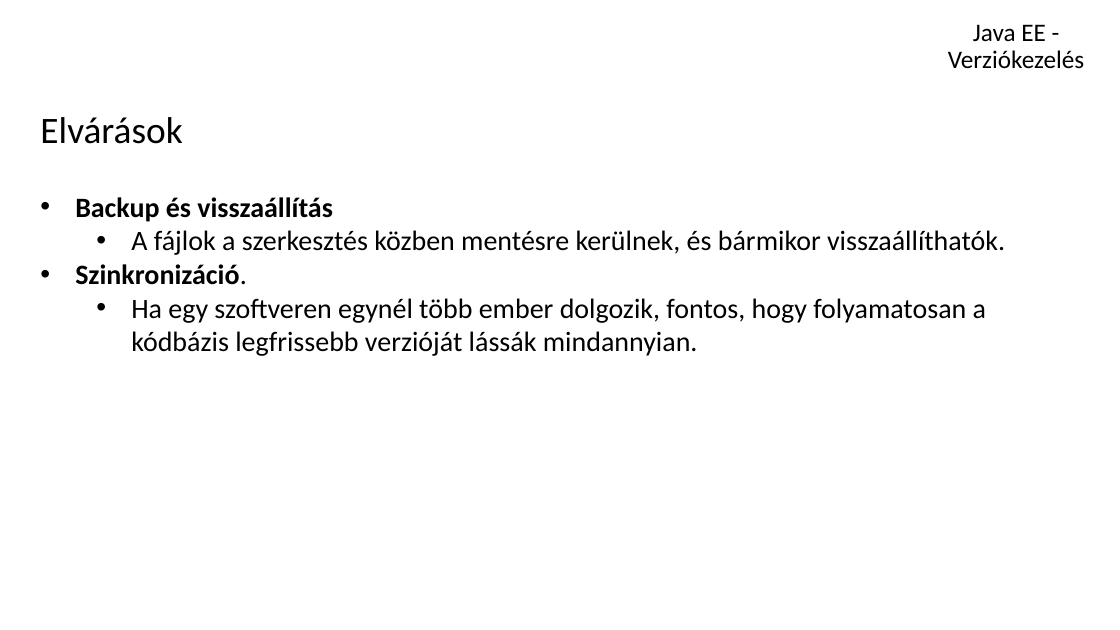
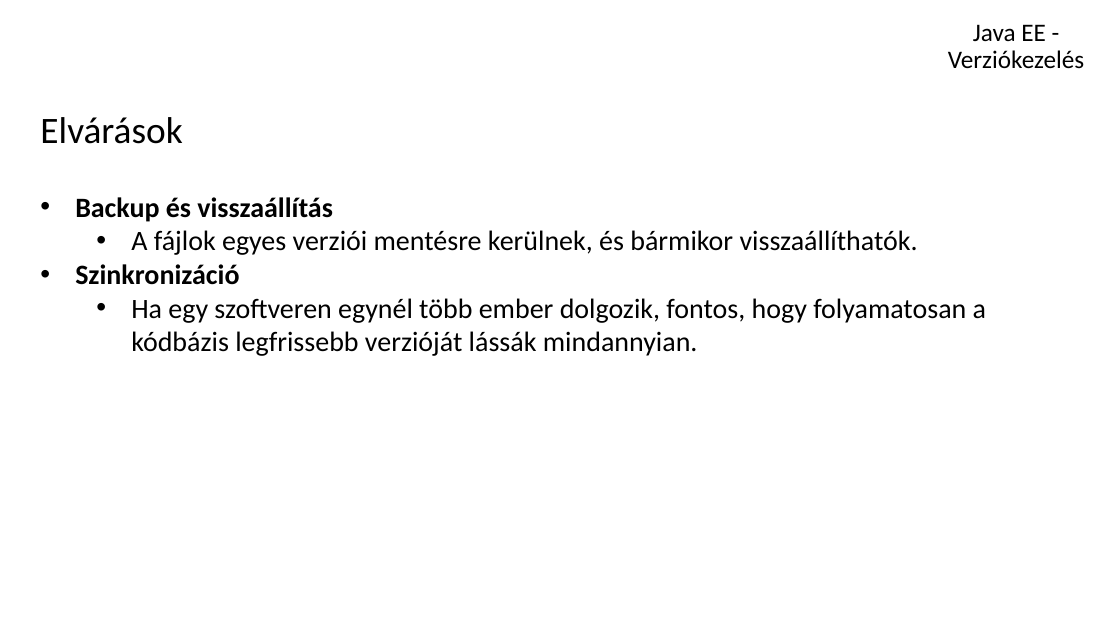
Before and after one commit to schonherz-java-ee-2015-autumn/training, a slide deck: slide 4 of documentation/Java training 01 - Version control.pptx. Drawn at 1120x630 pixels with LibreOffice and Linux fonts; fonts in the diff are those of the drawing; background and template pictures are left out. Boxes give left, top, right and bottom in pixels: in the first picture for what was removed or moved away, otherwise in the second. Text is boxed around its words. In the diff, an @@ line names an element or a change of style, - is before the commit and + after.

```diff
--- a/documentation/Java training 01 - Version control.pptx
+++ b/documentation/Java training 01 - Version control.pptx
@@ text at box(75, 230, 918, 285): text changed @@
-  • A fájlok a szerkesztés közben mentésre kerülnek, és bármikor visszaállíthatók.
-• Szinkronizáció.
+  • A fájlok egyes verziói mentésre kerülnek, és bármikor visszaállíthatók.
+• Szinkronizáció
```
Also in this commit, not shown: 2 other slides changed, 1 slide removed, 1 other file.
